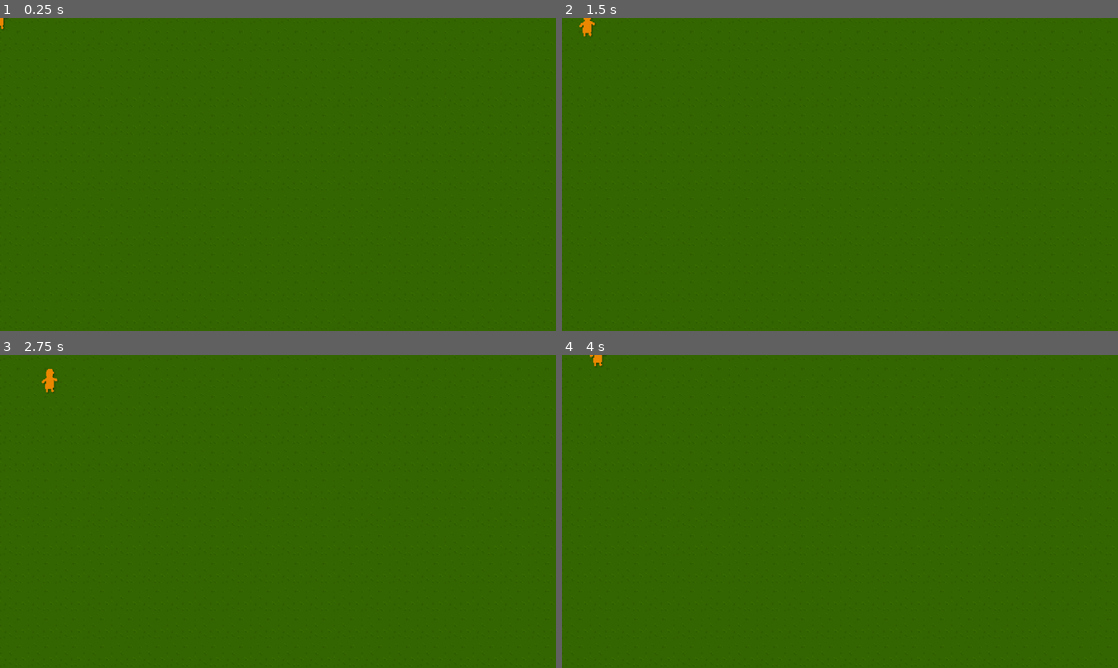
Above: before the commit, frames 1-4 (two rows, left to right).
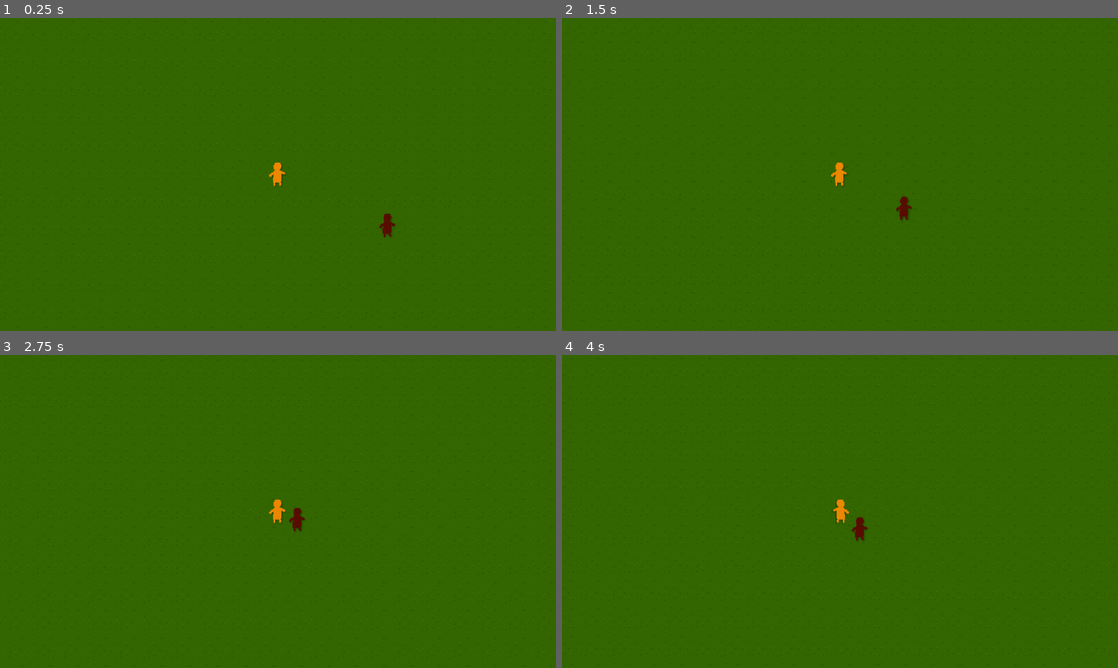
Above: after the commit, the same moments.

Repository: VlastaSeNemyje/VampiresClone
Game: Godot game, scene res://Scenes/world.tscn
Same seed, same stepped clock (60 frames per second), same inputs: the game is played once before the commit and once after it.
Inputs:
- Up to frame 1 (0.25 s): no input
- Up to frame 2 (1.5 s): hold D (right) 0.53-1.28 s; hold S (down) from 1.28 s (still down)
- Up to frame 3 (2.75 s): release S (down) at 2.03 s; hold D (right) from 2.03 s (still down)
- Up to frame 4 (4 s): release D (right) at 2.78 s; hold W (up) 2.78-3.53 s; tap Enter at 3.5 s; hold A (left) from 3.53 s (still down)

The runs differ from the first frame. In frame 1, 0.3% of the frame differs, in the area x 0-71%, y 0-70%; in frame 2, 0.3%; in frame 3, 0.4%, in the area x 7-55%, y 4-57%; in frame 4, 0.3%.

Commit message:
edit player and enemy animation

Diff:
--- /dev/null
+++ b/vampires-clone/Scenes/enemy.tscn
@@ -0,0 +1,34 @@
+[gd_scene format=3 uid="uid://cdtkhmhdppka"]
+
+[ext_resource type="Script" uid="uid://b1t3flr4tf40w" path="res://Scripts/enemy.gd" id="1_1f0kj"]
+[ext_resource type="Texture2D" uid="uid://ceodc7820ekix" path="res://Textures/Sprites/Enemy.png" id="1_hghv2"]
+
+[sub_resource type="AtlasTexture" id="AtlasTexture_1f0kj"]
+atlas = ExtResource("1_hghv2")
+region = Rect2(0, 0, 32, 32)
+
+[sub_resource type="SpriteFrames" id="SpriteFrames_afpow"]
+animations = [{
+"frames": [{
+"duration": 1.0,
+"texture": SubResource("AtlasTexture_1f0kj")
+}],
+"loop": true,
+"name": &"default",
+"speed": 5.0
+}]
+
+[sub_resource type="CapsuleShape2D" id="CapsuleShape2D_1f0kj"]
+radius = 4.0
+height = 19.642855
+
+[node name="Enemy" type="CharacterBody2D" unique_id=1581481056]
+script = ExtResource("1_1f0kj")
+
+[node name="AnimatedSprite2D" type="AnimatedSprite2D" parent="." unique_id=1289113278]
+sprite_frames = SubResource("SpriteFrames_afpow")
+
+[node name="CollisionShape2D" type="CollisionShape2D" parent="." unique_id=1280193968]
+position = Vector2(-0.99999994, -3)
+scale = Vector2(1, 1.1200001)
+shape = SubResource("CapsuleShape2D_1f0kj")
--- a/vampires-clone/Scenes/player.tscn
+++ b/vampires-clone/Scenes/player.tscn
@@ -1,6 +1,6 @@
 [gd_scene format=3 uid="uid://d4mksw1nihjx5"]
 
-[ext_resource type="Script" uid="uid://crask6d84cg4i" path="res://Scenes/player.gd" id="1_cvnsp"]
+[ext_resource type="Script" uid="uid://crask6d84cg4i" path="res://Scripts/player.gd" id="1_cvnsp"]
 [ext_resource type="Texture2D" uid="uid://cgj1gif3gkgfm" path="res://Textures/Sprites/Character.png" id="1_v0iea"]
 
 [sub_resource type="AtlasTexture" id="AtlasTexture_cvnsp"]
@@ -18,10 +18,20 @@
 "speed": 5.0
 }]
 
-[node name="Player" type="CharacterBody2D" unique_id=1972239113]
+[sub_resource type="CapsuleShape2D" id="CapsuleShape2D_cvnsp"]
+radius = 4.0
+height = 22.0
+
+[node name="Player" type="CharacterBody2D" unique_id=1972239113 groups=["player"]]
 motion_mode = 1
 script = ExtResource("1_cvnsp")
 
 [node name="AnimatedSprite2D" type="AnimatedSprite2D" parent="." unique_id=494512027]
 sprite_frames = SubResource("SpriteFrames_6t5aa")
 animation = &"idle"
+
+[node name="CollisionShape2D" type="CollisionShape2D" parent="." unique_id=635807448]
+position = Vector2(-1, -2)
+shape = SubResource("CapsuleShape2D_cvnsp")
+
+[node name="Camera2D" type="Camera2D" parent="." unique_id=607192347]
--- a/vampires-clone/Scenes/world.tscn
+++ b/vampires-clone/Scenes/world.tscn
@@ -2,6 +2,7 @@
 
 [ext_resource type="Texture2D" uid="uid://fl018gp173cx" path="res://Textures/Tiles/Grass.png" id="1_a02cp"]
 [ext_resource type="PackedScene" uid="uid://d4mksw1nihjx5" path="res://Scenes/player.tscn" id="2_go701"]
+[ext_resource type="PackedScene" uid="uid://cdtkhmhdppka" path="res://Scenes/enemy.tscn" id="3_5a7ea"]
 
 [node name="World" type="Node2D" unique_id=26020053]
 
@@ -13,3 +14,6 @@
 region_rect = Rect2(0, 0, 4000, 4000)
 
 [node name="Player" parent="." unique_id=1972239113 instance=ExtResource("2_go701")]
+
+[node name="Enemy" parent="." unique_id=1581481056 instance=ExtResource("3_5a7ea")]
+position = Vector2(131, 61)
--- /dev/null
+++ b/vampires-clone/Scripts/enemy.gd
@@ -0,0 +1,17 @@
+extends CharacterBody2D
+
+@export var movement_speed = 20
+
+@onready var player = get_tree().get_first_node_in_group("player")
+@onready var animated_sprite_2d: AnimatedSprite2D = $AnimatedSprite2D
+
+
+func _physics_process(_delta):
+	var direction = global_position.direction_to(player.global_position)
+	velocity = direction*movement_speed
+	move_and_slide()
+
+	if direction.x > 0.1:
+		animated_sprite_2d.flip_h = true
+	elif direction.x < -0.1:
+		animated_sprite_2d.flip_h = false
--- a/vampires-clone/Scenes/player.gd
+++ b/vampires-clone/Scripts/player.gd
@@ -1,6 +1,8 @@
 extends CharacterBody2D
 
 var movement_speed = 40.0
+@onready var animated_sprite_2d: AnimatedSprite2D = $AnimatedSprite2D
+
 
 func _physics_process(delta):
 	movement()
@@ -9,5 +11,11 @@
 	var x_mov = Input.get_action_strength("right") - Input.get_action_strength("left")
 	var y_mov = Input.get_action_strength("down") - Input.get_action_strength("up")
 	var mov = Vector2(x_mov,y_mov)
+
+	if x_mov > 0:
+		animated_sprite_2d.flip_h = false
+	elif x_mov < 0:
+		animated_sprite_2d.flip_h = true
+
 	velocity = mov.normalized()*movement_speed
 	move_and_slide()
--- a/vampires-clone/project.godot
+++ b/vampires-clone/project.godot
@@ -22,6 +22,10 @@
 window/size/window_width_override=1280
 window/size/window_height_override=720
 window/stretch/mode="canvas_items"
+
+[global_group]
+
+player=""
 
 [input]
 
Not shown, added: vampires-clone/Scripts/enemy.gd.uid
Renamed: vampires-clone/Scenes/player.gd.uid -> vampires-clone/Scripts/player.gd.uid
Binary file added: vampires-clone/Textures/Sprites/Enemy.png
Not shown, added: vampires-clone/Textures/Sprites/Enemy.png.import
